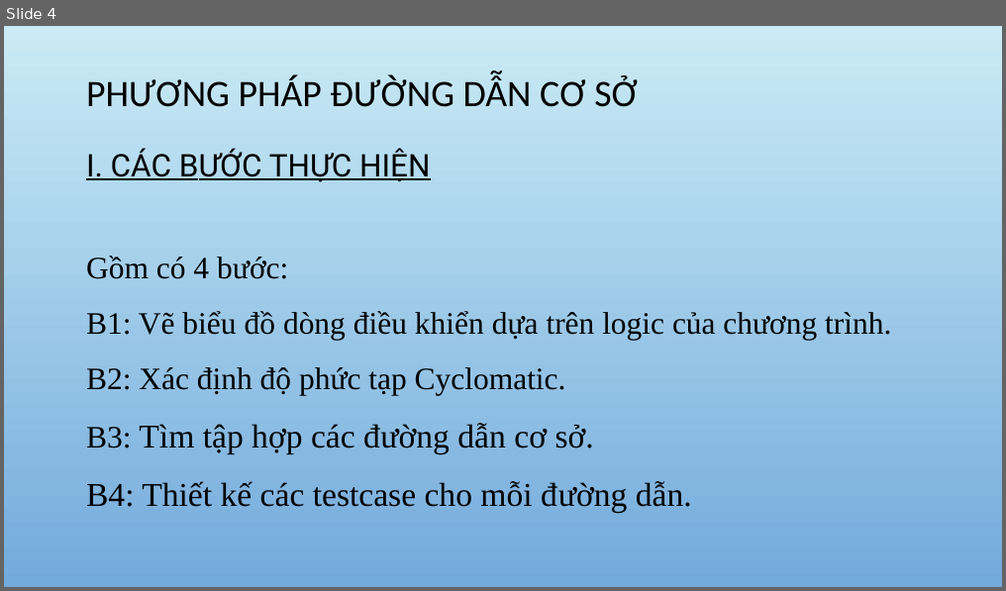
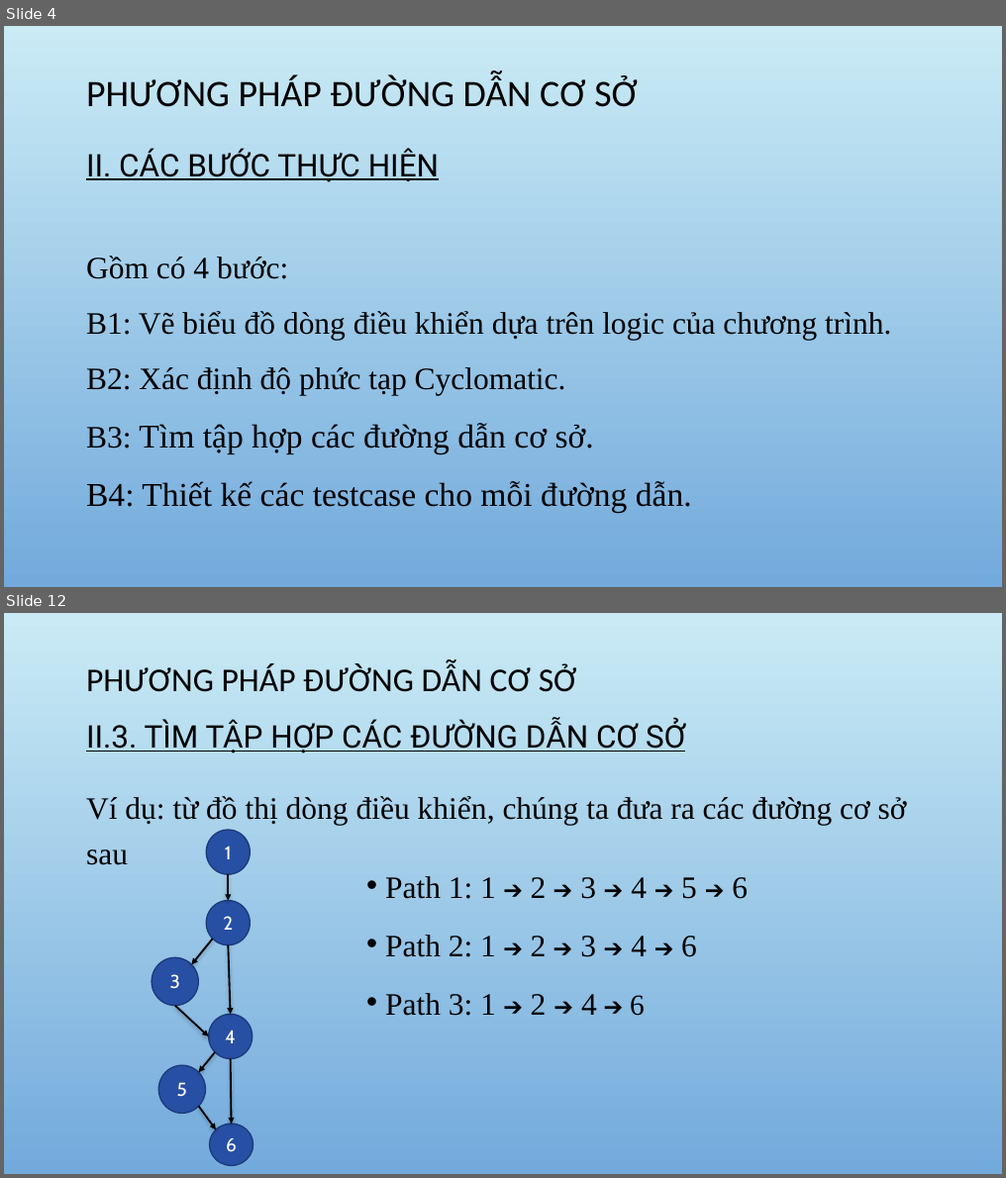
Before and after one commit to DoAnCNDD/CNDD, a slide deck: CNPM.pptx. Shown one above the other, each under a label of ours: slide 4 before the commit, slides 4 and 12 after it; the slides between them are not shown. The pictures are 1006x591 and 1006x1178 pixels, drawn with LibreOffice and Linux fonts; fonts in the diff are those of the drawing; background and template pictures are left out. Boxes give left, top, right and bottom in pixels: in the first picture for what was removed or moved away, otherwise in the second. Text is boxed around its words. In the diff, an @@ line names an element or a change of style, - is before the commit and + after.

```diff
--- a/CNPM.pptx
+++ b/CNPM.pptx
@@ slide 12 added at bbox=[4, 613, 1002, 1174], background picture (left out) @@
@@ title added at bbox=[86, 664, 577, 692], 32 pt, text #000000 @@
+PHƯƠNG PHÁP ĐƯỜNG DẪN CƠ SỞ
@@ text added at bbox=[86, 720, 685, 754], 30 pt, text #000000, underline @@
+II.3. TÌM TẬP HỢP CÁC ĐƯỜNG DẪN CƠ SỞ
@@ text added at bbox=[86, 796, 907, 865], 30 pt, text #000000 @@
+Ví dụ: từ đồ thị dòng điều khiển, chúng ta đưa ra các đường cơ sở sau
@@ text added at bbox=[385, 876, 747, 1016], 30 pt, text #000000 @@
+• Path 1: 1 ➔ 2 ➔ 3 ➔ 4 ➔ 5 ➔ 6
+• Path 2: 1 ➔ 2 ➔ 3 ➔ 4 ➔ 6
+• Path 3: 1 ➔ 2 ➔ 4 ➔ 6
@@ group added at bbox=[152, 830, 252, 1166]: 7 arrows, 6 ellipses @@
+1
+2
+3
+4
+5
+6
@@ slide 4 changed as well @@
@@ text at bbox=[86, 148, 439, 182]: text changed @@
-I. CÁC BƯỚC THỰC HIỆN
+II. CÁC BƯỚC THỰC HIỆN
```
Also in this commit, not shown: 4 other slides changed, 16 other slides added.
